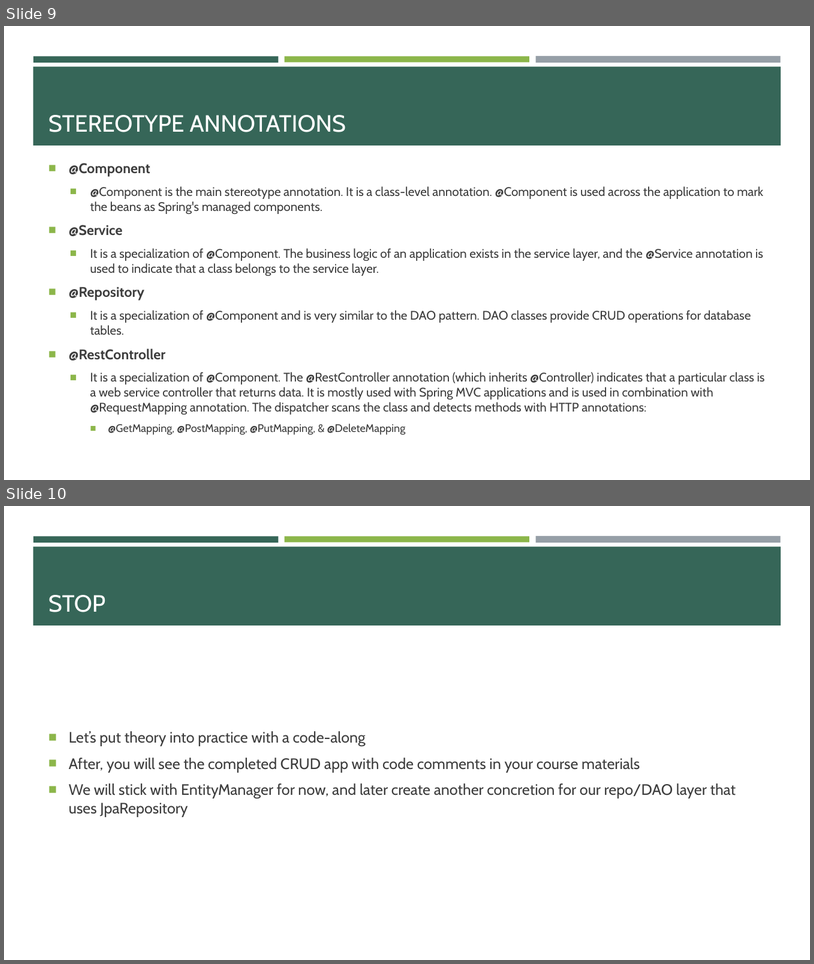
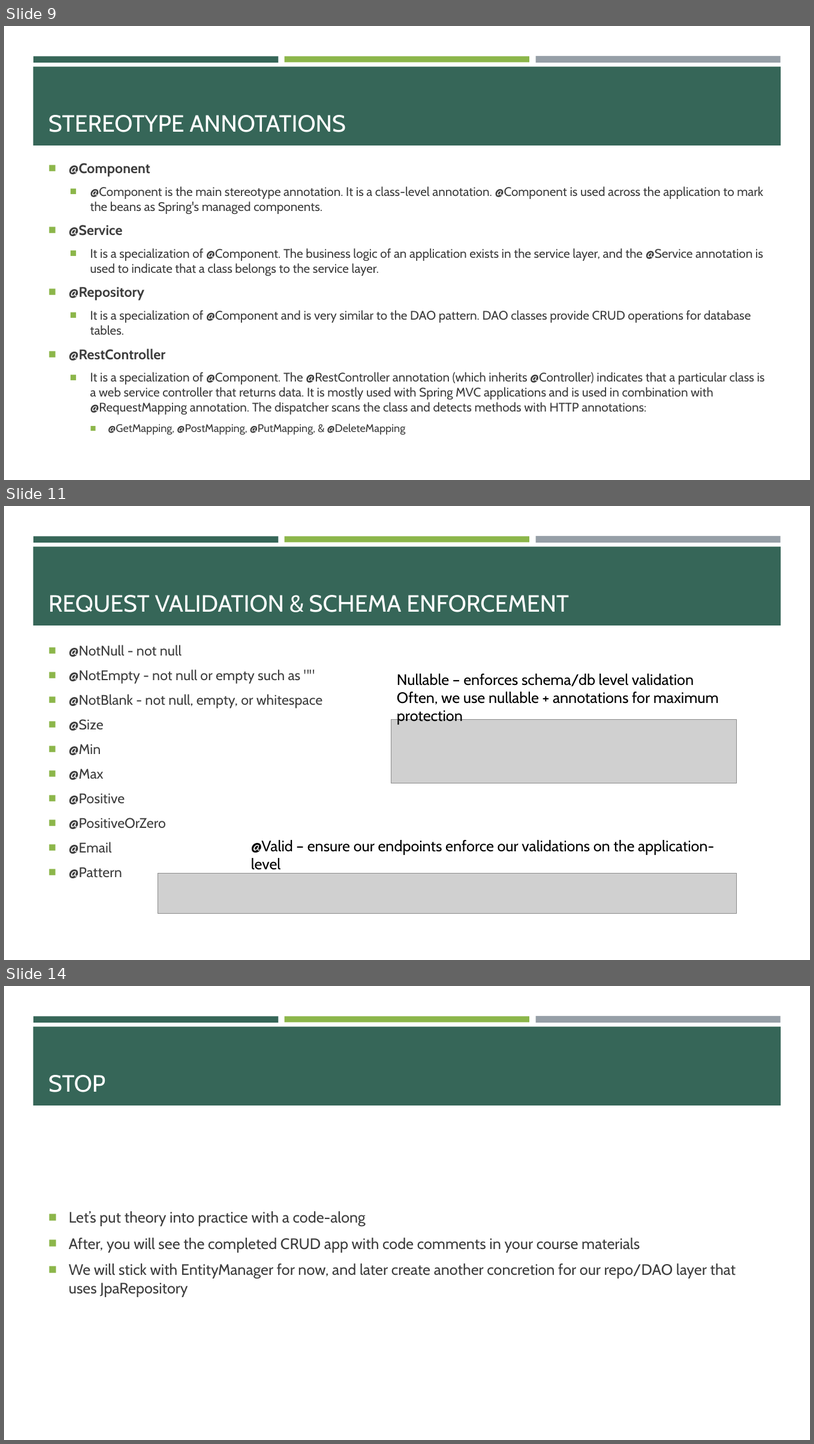
Before and after one commit to e-m-wilson/java-fs, a slide deck: Week_6/02_Hibernate_JPA_&_REST.pptx. Shown one above the other, each under a label of ours: slides 9 and 10 before the commit, slides 9, 11 and 14 after it; the slides between them are not shown. The pictures are 814x964 and 814x1444 pixels, drawn with LibreOffice and Linux fonts; fonts in the diff are those of the drawing; grey boxes stand for pictures. Boxes give left, top, right and bottom in pixels: in the first picture for what was removed or moved away, otherwise in the second. Text is boxed around its words. In the diff, an @@ line names an element or a change of style, - is before the commit and + after.

```diff
--- a/Week_6/02_Hibernate_JPA_&_REST.pptx
+++ b/Week_6/02_Hibernate_JPA_&_REST.pptx
@@ slide 11 added at bbox=[4, 506, 810, 960], background #FFFFFF; not listed: 4 template elements that a slide beside it also shows @@
@@ title added at bbox=[48, 595, 569, 612], 28 pt, text #FFFFFF @@
+REQUEST VALIDATION & SCHEMA ENFORCEMENT
@@ text added at bbox=[69, 645, 323, 878], 16.6 pt, text #3D3D3D @@
+■ @NotNull - not null
+■ @NotEmpty - not null or empty such as ""
+■ @NotBlank - not null, empty, or whitespace
+■ @Size
+■ @Min
+■ @Max
+■ @Positive
+■ @PositiveOrZero
+■ @Email
+■ @Pattern
@@ text added at bbox=[397, 673, 719, 705], 18 pt, text #000000 @@
+Nullable – enforces schema/db level validation
+Often, we use nullable + annotations for maximum protection
@@ picture added at bbox=[391, 719, 737, 783] @@
@@ text added at bbox=[251, 840, 714, 855], 18 pt, text #000000 @@
+@Valid – ensure our endpoints enforce our validations on the application-level
@@ picture added at bbox=[158, 873, 737, 913] @@
@@ what was slide 10 is now slide 14 @@
```
Also in this commit, not shown: 3 other slides added, 11 other files.
